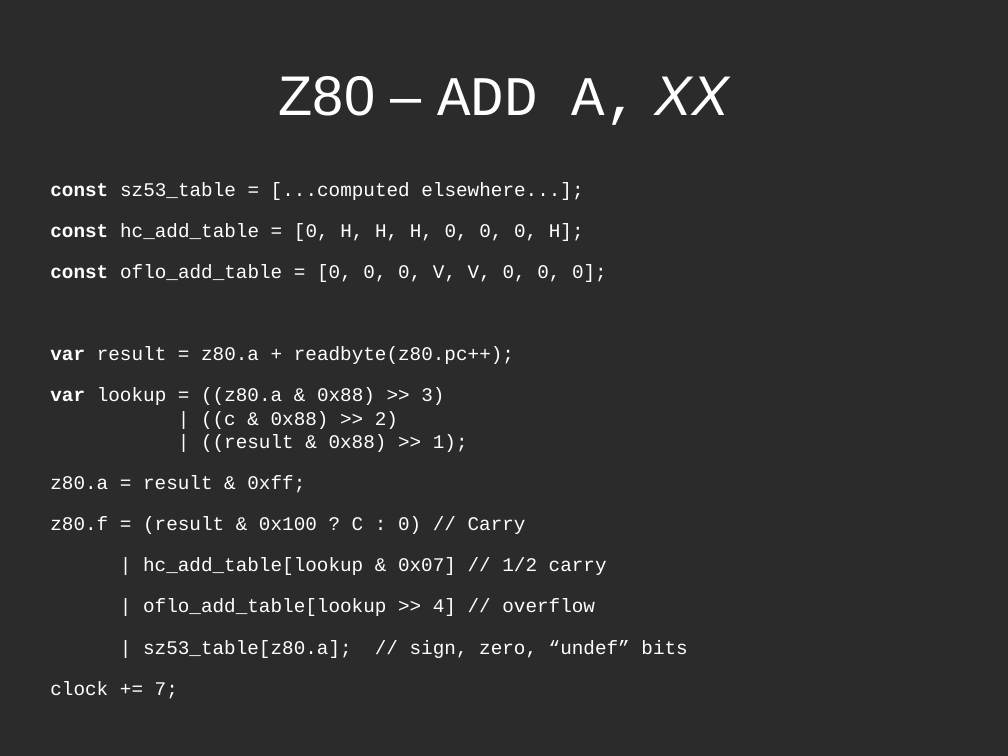
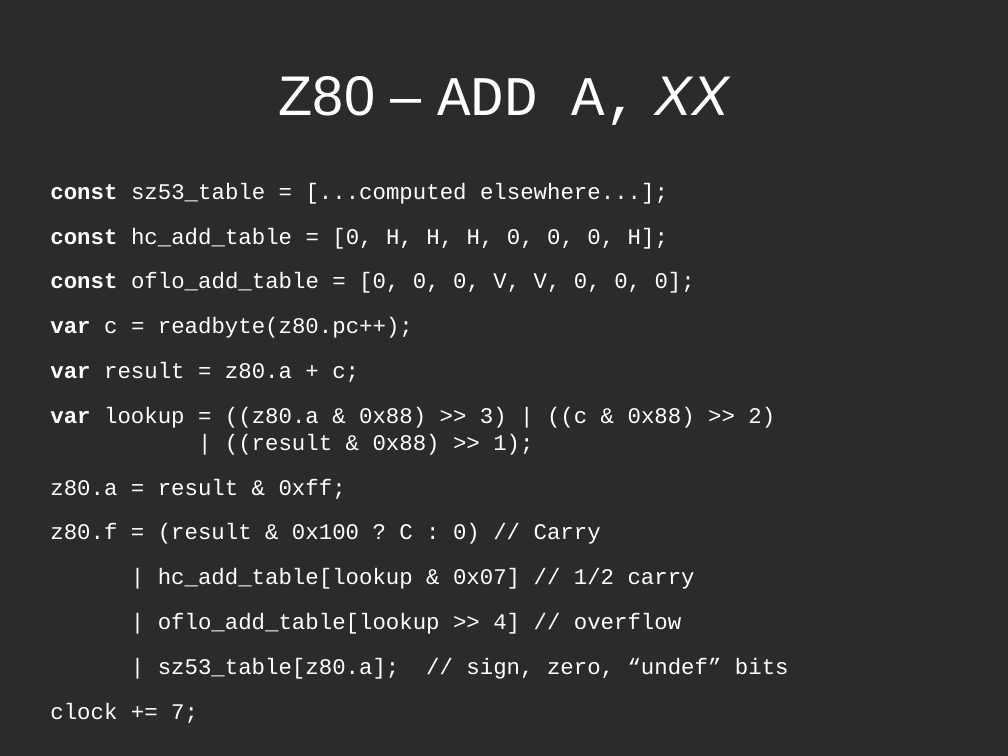
Before and after one commit to mattgodbolt/miracle-sms-emulator, a slide deck: slide 14 of emulating.odp (slide 13 before the commit). Drawn at 1008x756 pixels with LibreOffice and Linux fonts; fonts in the diff are those of the drawing; background and template pictures are left out; a plain dark background stands for a picture behind light text. Boxes give left, top, right and bottom in pixels: in the first picture for what was removed or moved away, otherwise in the second. Text is boxed around its words. In the diff, an @@ line names an element or a change of style, - is before the commit and + after.

```diff
--- a/emulating.odp
+++ b/emulating.odp
@@ text at bbox=[50, 183, 789, 679]: size 15.2 to 17.6 pt in "const sz53_table = [...computed elsewhere...];", "const hc_add_table = [0, H, H, H, ...", "const oflo_add_table = [0, 0, 0, V, ...", "var lookup = ((z80.a & 0x88) >> ..." and 6 more places @@
@@ text at bbox=[50, 317, 413, 382]: text changed; size 15.2 to 17.6 pt @@
-var result = z80.a + readbyte(z80.pc++);
+var c = readbyte(z80.pc++);
+var result = z80.a + c;
```
Also in this commit, not shown: 5 other slides changed, 3 slides added, 1 slide removed, 1 other file.
